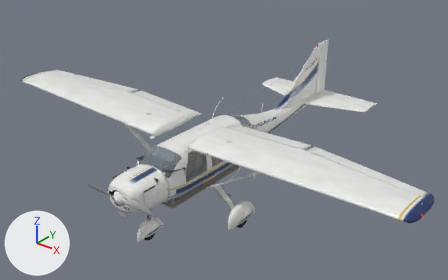
An edit to the Blender file 08_realistic_digital_twin/models/C172N_realistic.blend, drawn before and after from the same camera.
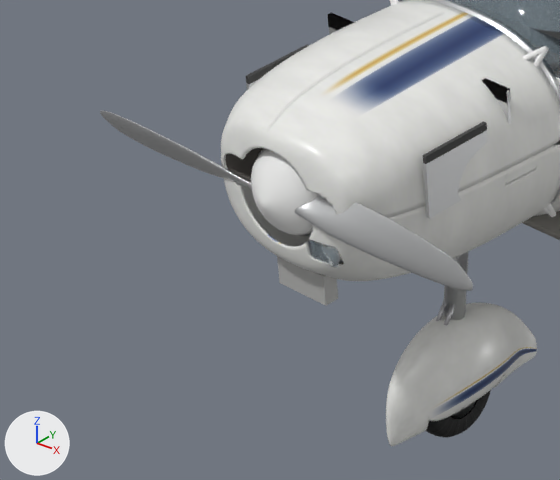
Each version appears first whole from a 50 mm lens placed at (8.36, -9.01, 7.9), pointed at (-0.27, 1.77, 1.22), and next in a close-up on the part from 16% to 37% of the width and 59% to 89% of the height. Every picture has the same lights, and +X, +Y and +Z are marked at lower left. The older version's two pictures come first.

The first close-up shows 'AIRFRAME.firewall', 'AIRFRAME.windshield', 'ENGINE.baffle_seals', 'ENGINE.baffles', 'GEAR.nose_strut', 'GEAR.nose_wheel.tyre', 'GEAR.nose_wheel_fairing', 'INDUCTION.air_filter', 'POWERPLANT.cowl_lower', 'POWERPLANT.cowl_upper', 'POWERPLANT.propeller', 'POWERPLANT.spinner' and 10 more.
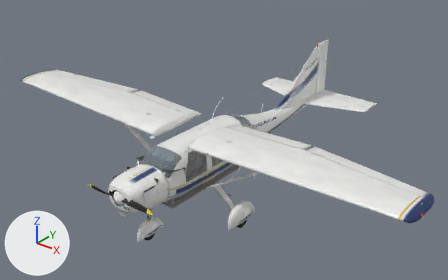
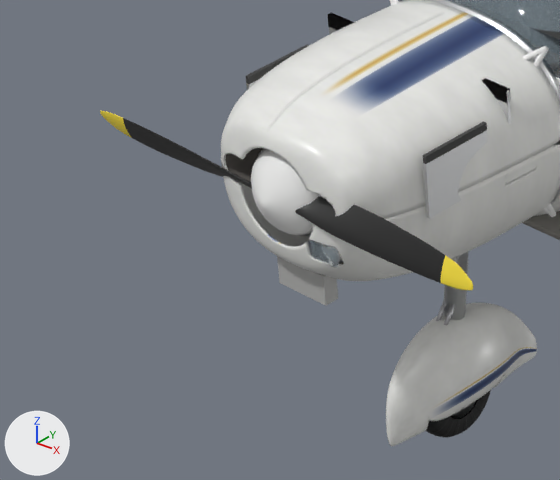
Location of each change, [x1, y1, x2, y2] in pixels of the close-ups (560 x 480 px; the box of a moved part takes in the faces that stretch with it):
'POWERPLANT.propeller', reshaped, recoloured: before [100, 110, 473, 291]; after [100, 111, 473, 291]
part 1 of me_powerplant_propeller, moved or reshaped: before [319, 197, 445, 255]; after [319, 198, 445, 257]
part 2 of me_powerplant_propeller, recoloured: [123, 118, 445, 283] in both
part 3 of me_powerplant_propeller, recoloured (white to yellow): [100, 111, 130, 137] in both
part 4 of me_powerplant_propeller, recoloured (white to yellow): [441, 255, 473, 291] in both

What changed in the scene script:
```text
Add mat_prop_black:
    mat_prop_black = principled_material('prop_black')
    mat_prop_black.base_color = (0.02, 0.02, 0.02)  # black #272727
    mat_prop_black.metallic = 0.1
    mat_prop_black.roughness = 0.45
Add mat_prop_tip_yellow:
    mat_prop_tip_yellow = principled_material('prop_tip_yellow')
    mat_prop_tip_yellow.base_color = (0.95, 0.75, 0.05)  # yellow #f9e13f
    mat_prop_tip_yellow.roughness = 0.45
Change me_powerplant_propeller:
    used by ob_powerplant_propeller; parent = ob_powerplant_spinner; location = (0.0, -1.956, 1.4)
    remove me_powerplant_propeller.from_pydata(...)  # 722 vertices, 700 faces; spans x -0.95..0.95, y -0.04..0.09, z -0.09..0.09
    add me_powerplant_propeller.from_pydata(...)  # 722 vertices, 700 faces; spans x -0.95..0.95, y -0.04..0.09, z -0.08..0.08
    me_powerplant_propeller part 1: 26 of the vertices in x 0.26..0.72, y 0.02..0.06, z 0.05..0.09 are moved by (0.0, 0.0, -0.01)
    me_powerplant_propeller part 2: 480 of the faces centred in x -0.77..0.77, y -0.03..0.05, z -0.09..0.09 switch from mat_bare_aluminium (white #e5e6e7) to mat_prop_black (black #272727)
    me_powerplant_propeller part 3: all 73 faces centred in x -0.95..-0.84, y -0.01..0.02, z -0.06..0.03 switch from mat_bare_aluminium (white #e5e6e7) to mat_prop_tip_yellow (yellow #f9e13f)
    me_powerplant_propeller part 4: all 73 faces centred in x 0.84..0.95, y -0.01..0.02, z -0.03..0.06 switch from mat_bare_aluminium (white #e5e6e7) to mat_prop_tip_yellow (yellow #f9e13f)
    other edits to the shape of me_powerplant_propeller do not show in these pictures
```
